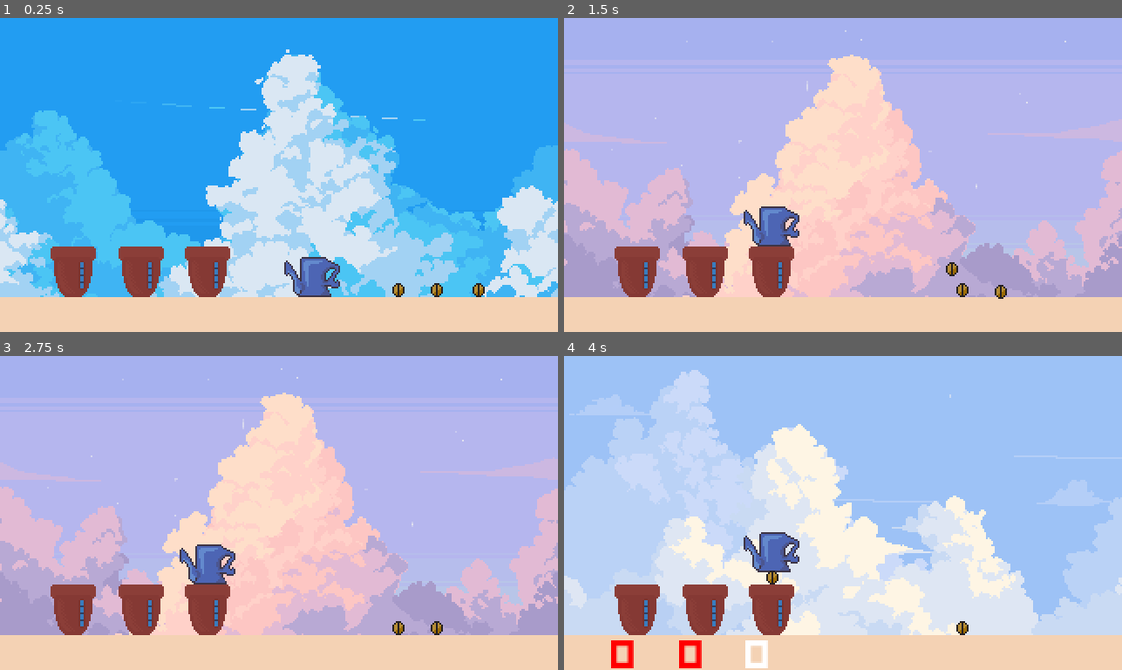
Above: before the commit, frames 1-4 (two rows, left to right).
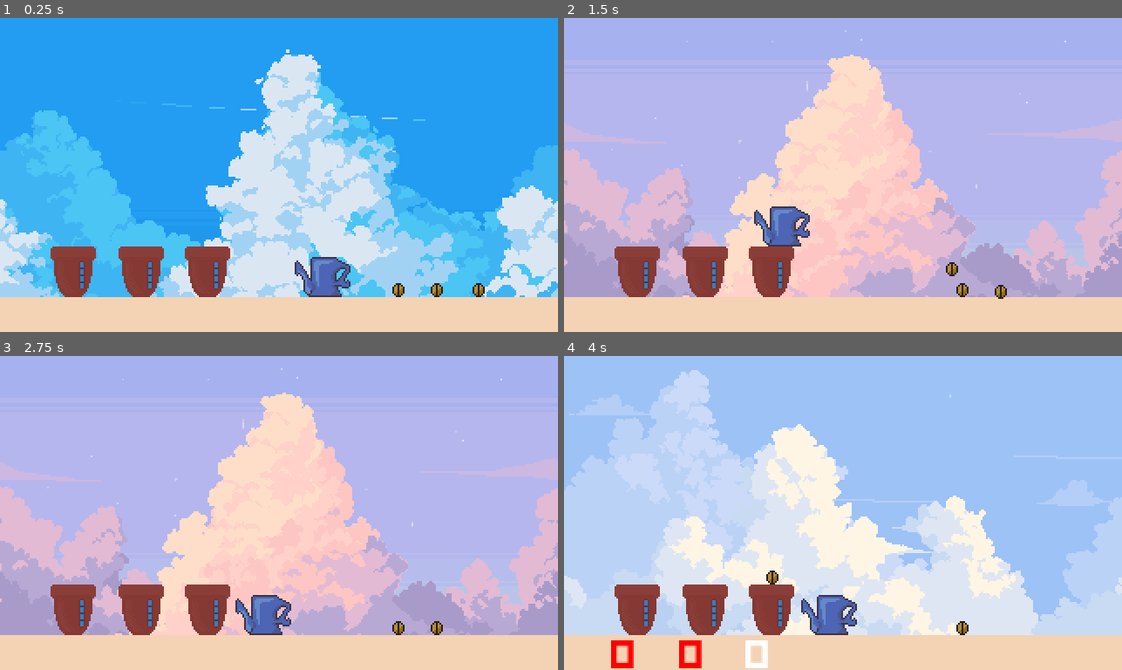
Above: after the commit, the same moments.

Repository: Dowsley/gardening
Game: Godot game, scene res://src/Main.tscn
Two runs of this game, one before a commit and one after it. Both use one fixed random seed, a clock stepped at 60 frames per second and the inputs below.
Inputs (mouse positions are in pixels of both pictures, inside the frame that each line leads up to):
- Up to frame 1 (0.25 s): no input
- Up to frame 2 (1.5 s): tap Enter (ui_accept) at 0.5 s; drag from (876, 278) to (770, 247) at 0.52 s; drag from (1043, 291) to (770, 228) at 1.27 s
- Up to frame 3 (2.75 s): move the mouse to (396, 629) at 2.02 s; press the mouse at (396, 629) at 2.03 s; right-click (396, 629) at 2.3 s
- Up to frame 4 (4 s): release the mouse at (960, 629) at 2.75 s; drag from (999, 629) to (770, 585) at 2.77 s; move the mouse to (1010, 560) at 3.52 s; hold Right mouse button (right_click) from 3.53 s (still down); tap Tab (show_labels) at 3.6 s; click (1010, 560) at 3.67 s; tap Enter (ui_accept) at 3.77 s

The runs differ from the first frame. In frame 1, 0.9% of the frame differs, in the area x 50-63%, y 76-89%; in frame 2, 0.9%; in frame 3, 1.9%, in the area x 32-53%, y 60-89%; in frame 4, 1.8%.

Commit message:
Add tentacles for Probe

Diff:
--- a/src/Main.tscn
+++ b/src/Main.tscn
@@ -59,7 +59,7 @@
 [node name="Entities" type="Node2D" parent="."]
 
 [node name="WateringCan" parent="Entities" instance=ExtResource("5_igsd8")]
-position = Vector2(179, 137)
+position = Vector2(185, 141)
 
 [node name="Pot1" parent="Entities" instance=ExtResource("6_c8hs0")]
 position = Vector2(119, 138)
--- a/src/core/Pot.tscn
+++ b/src/core/Pot.tscn
@@ -7,15 +7,39 @@
 [ext_resource type="Texture2D" uid="uid://cox80ojdqkxrn" path="res://assets/sprites/pots/smart_red/hud.png" id="6"]
 [ext_resource type="Texture2D" uid="uid://b3iupyei257sy" path="res://assets/sprites/pots/smart_red/hud_meter.png" id="7"]
 [ext_resource type="FontFile" path="res://assets/fonts/gravity.tres" id="8"]
+[ext_resource type="PackedScene" uid="uid://d0kyi6kr63umy" path="res://src/core/verlet.tscn" id="8_w2xqj"]
 
-[sub_resource type="RectangleShape2D" id="1"]
+[sub_resource type="RectangleShape2D" id="RectangleShape2D_kv4pc"]
 size = Vector2(26, 29)
 
-[sub_resource type="RectangleShape2D" id="2"]
+[sub_resource type="RectangleShape2D" id="RectangleShape2D_15okg"]
 size = Vector2(18, 1)
 
 [node name="Pot" type="StaticBody2D"]
 script = ExtResource("1_xdr3s")
+
+[node name="TentacleOriginMarker" type="Marker2D" parent="."]
+position = Vector2(9, -30)
+
+[node name="Tentacle1RestMarker" type="Marker2D" parent="."]
+position = Vector2(2, -21)
+
+[node name="Tentacle2RestMarker" type="Marker2D" parent="."]
+position = Vector2(10, -17)
+
+[node name="Tentacle1" parent="." instance=ExtResource("8_w2xqj")]
+visible = false
+z_index = 10
+position = Vector2(9, -29.5)
+rope_length = 10.0
+default_color = Color(0.933333, 0.501961, 0.584314, 1)
+
+[node name="Tentacle2" parent="." instance=ExtResource("8_w2xqj")]
+visible = false
+z_index = 10
+position = Vector2(9, -29.5)
+rope_length = 10.0
+default_color = Color(0.933333, 0.501961, 0.584314, 1)
 
 [node name="Sprite2D" type="Sprite2D" parent="."]
 position = Vector2(0, -10)
--- a/src/core/growth_particles.tscn
+++ /dev/null
@@ -1,23 +0,0 @@
-[gd_scene load_steps=3 format=3 uid="uid://b4h6d7muiywu2"]
-
-[sub_resource type="Curve" id="1"]
-_data = [Vector2(0, 1), 0.0, 0.0, 0, 0, Vector2(1, 0), 0.0, 0.0, 0, 0]
-point_count = 2
-
-[sub_resource type="Gradient" id="2"]
-offsets = PackedFloat32Array(0.49569, 1)
-colors = PackedColorArray(1, 1, 1, 1, 1, 1, 1, 0)
-
-[node name="GrowthParticles" type="CPUParticles2D"]
-modulate = Color(0.172549, 0.87451, 0.498039, 1)
-z_index = 20
-emitting = false
-amount = 50
-one_shot = true
-explosiveness = 1.0
-lifetime_randomness = 0.5
-spread = 180.0
-gravity = Vector2(0, 0)
-scale_amount_curve = SubResource("1")
-color = Color(1.75, 1, 1, 1)
-color_ramp = SubResource("2")
--- a/src/core/pot.gd
+++ b/src/core/pot.gd
@@ -9,17 +9,25 @@
 	preload("res://assets/sprites/plants/probe/1.png"),
 	preload("res://assets/sprites/plants/probe/2.png"),
 	preload("res://assets/sprites/plants/probe/3.png"),
-	preload("res://assets/sprites/plants/probe/4.png"),
+	preload("res://assets/sprites/plants/probe/4_alt.png"),
 ]
 
 @export var water_consumption_per_phase: float = 0.2
 @export var growth_particle_effect_scene: PackedScene = null
+@export var tentacle_activation_radius: int = 35
+
+@onready var plant_sprite : Sprite2D = $PlantSprite
+@onready var water_level_label: Label = $WaterLevelLabel
+@onready var water_level_mask: Light2D = $WaterLevelMask as Light2D
+@onready var tentacle1: Node2D = $Tentacle1 as Node2D
+@onready var tentacle2: Node2D = $Tentacle2 as Node2D
+@onready var tentacle_origin: Vector2 = $TentacleOriginMarker.position
+@onready var tentacle_rest1: Vector2 = $Tentacle1RestMarker.position
+@onready var tentacle_rest2: Vector2 = $Tentacle2RestMarker.position
+
+var is_mouse_near_tentacle_origin := false
 
 var has_seed := false
-@onready var plant_sprite : Sprite2D = get_node("PlantSprite")
-@onready var water_level_label: Label = get_node("WaterLevelLabel")
-@onready var water_level_mask: Light2D = get_node("WaterLevelMask") as Light2D
-
 var water_level_mask_pivot: Vector2
 var curr_plant_phase := 0
 var water_level := 0.0
@@ -29,9 +37,27 @@
 	plant_sprite.texture = null
 	water_level_mask_pivot = water_level_mask.position
 	water_level_label.modulate = Color.RED
+	tentacle1.visible = false
+	tentacle2.visible = false
+	tentacle1.set_start(tentacle_origin)
+	tentacle1.set_last(tentacle_rest1)
+	tentacle2.set_start(tentacle_origin)
+	tentacle2.set_last(tentacle_rest2)
 
 
 func _process(delta: float) -> void:
+	# Tentacle 1 logic
+	var mouse_position_local := to_local(get_global_mouse_position())
+	is_mouse_near_tentacle_origin = mouse_position_local.distance_to(tentacle_origin) < tentacle_activation_radius
+
+	if is_mouse_near_tentacle_origin:
+		tentacle1.set_last(mouse_position_local)
+		tentacle2.set_last(mouse_position_local)
+	else:
+		tentacle1.set_last(tentacle_rest1)
+		tentacle2.set_last(tentacle_rest2)
+
+	# Pot logic
 	var stage = water_level_to_stage()
 	water_level_mask.position = Vector2(water_level_mask_pivot.x, water_level_mask_pivot.y - (stage * 1))
 	water_level_label.visible = Globals.water_level_label_visible
@@ -60,18 +86,11 @@
 
 func grow_to_next_phase() -> void:
 	curr_plant_phase += 1
+	if curr_plant_phase == PLANT_PHASE_TEXTURES.size() - 1:
+		tentacle1.visible = true
+		tentacle2.visible = true
 	plant_sprite.texture = PLANT_PHASE_TEXTURES[curr_plant_phase]
 	water_level -= water_consumption_per_phase
-
-	# Particle effect
-	if growth_particle_effect_scene == null:
-		return
-	var particle := growth_particle_effect_scene.instance() as CPUParticles2D
-	particle.position = plant_sprite.global_position
-	particle.rotation = global_rotation
-	particle.emitting = true
-
-	get_tree().current_scene.add_child(particle)
 
 
 func get_fill_percentage() -> int:
--- a/src/core/verlet.gd
+++ b/src/core/verlet.gd
@@ -1,6 +1,7 @@
 extends Node2D
 
 
+@export var mouse_debug := false
 @export var rope_length := 30.0
 @export var constraint := 1.0 # Distance between points
 @export var gravity := Vector2(0,9.8)
@@ -39,22 +40,9 @@
 	position = Vector2.ZERO
 
 
-func _unhandled_input(event:InputEvent)->void:
-	if event is InputEventMouseMotion:
-		if Input.is_action_pressed("click"):
-			set_start(get_global_mouse_position())
-		if Input.is_action_pressed("right_click"):
-			set_last(get_global_mouse_position())
-	elif event is InputEventMouseButton && event.is_pressed():
-		if event.button_index == 1:
-			set_start(get_global_mouse_position())
-		elif event.button_index == 2:
-			set_last(get_global_mouse_position())
-
-
 func _process(delta)->void:
 	update_points(delta)
-	update_constrain()
+	update_constraint()
 
 	#update_constrain()	#Repeat to get tighter rope
 	#update_constrain()
@@ -67,10 +55,36 @@
 	pos[0] = p
 	prev_pos[0] = p
 
+func _unhandled_input(event:InputEvent)->void:
+	if mouse_debug:
+		if event is InputEventMouseMotion:
+			if Input.is_action_pressed("click"):
+				set_start(get_global_mouse_position())
+			if Input.is_action_pressed("right_click"):
+				set_last(get_global_mouse_position())
+		elif event is InputEventMouseButton && event.is_pressed():
+			if event.button_index == 1:
+				set_start(get_global_mouse_position())
+			elif event.button_index == 2:
+				set_last(get_global_mouse_position())
 
-func set_last(p:Vector2) -> void:
-	pos[point_count - 1 ] = p
-	prev_pos[point_count - 1] = p
+
+
+func set_last(p: Vector2) -> void:
+	var end_point
+	var move_amount
+	if not mouse_debug:
+		end_point = pos[point_count - 1]
+		var move_direction = (p - end_point).normalized()
+		move_amount = move_direction * 0.4 # Adjust speed as necessary
+
+	# Move towards the target position, but stop if we overshoot
+	if not mouse_debug and end_point.distance_to(p) > move_amount.length():
+		pos[point_count - 1] += move_amount
+		prev_pos[point_count - 1] = pos[point_count - 1]
+	else:
+		pos[point_count - 1] = p
+		prev_pos[point_count - 1] = p
 
 
 func update_points(delta) -> void:
@@ -82,7 +96,7 @@
 			pos[i] += velocity + (gravity * delta)
 
 
-func update_constrain() -> void:
+func update_constraint() -> void:
 	for i in range(point_count):
 		if i == point_count - 1:
 			return
Binary file changed: assets/sprites/plants/probe/4_alt.png
Not shown: 3 places in src/core/Pot.tscn that only renumber resources
